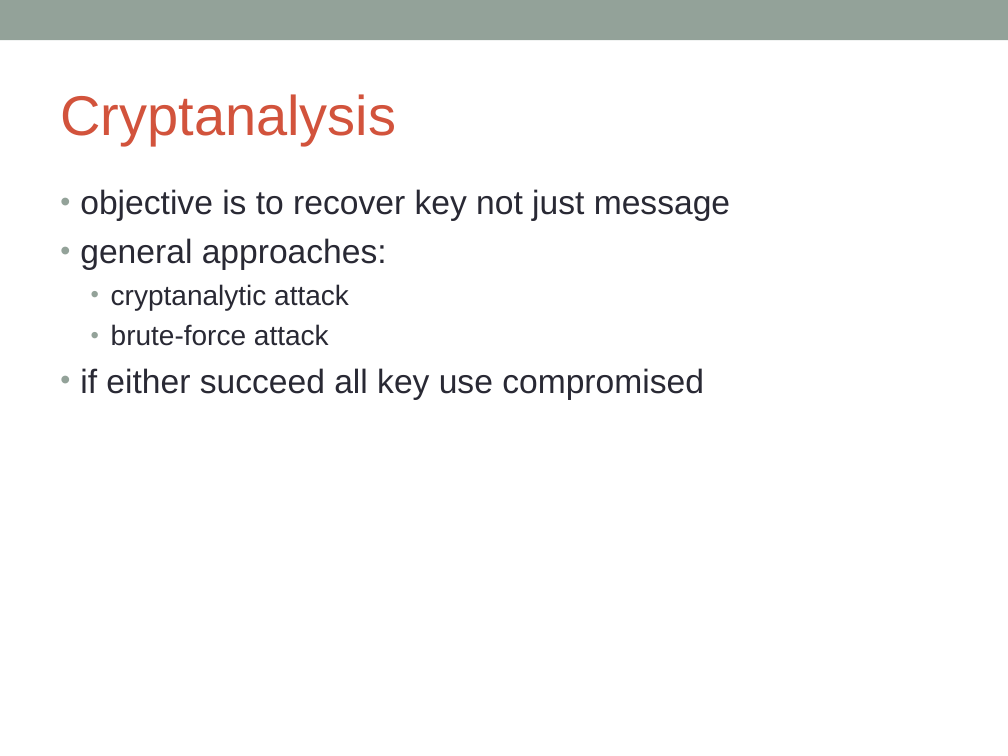
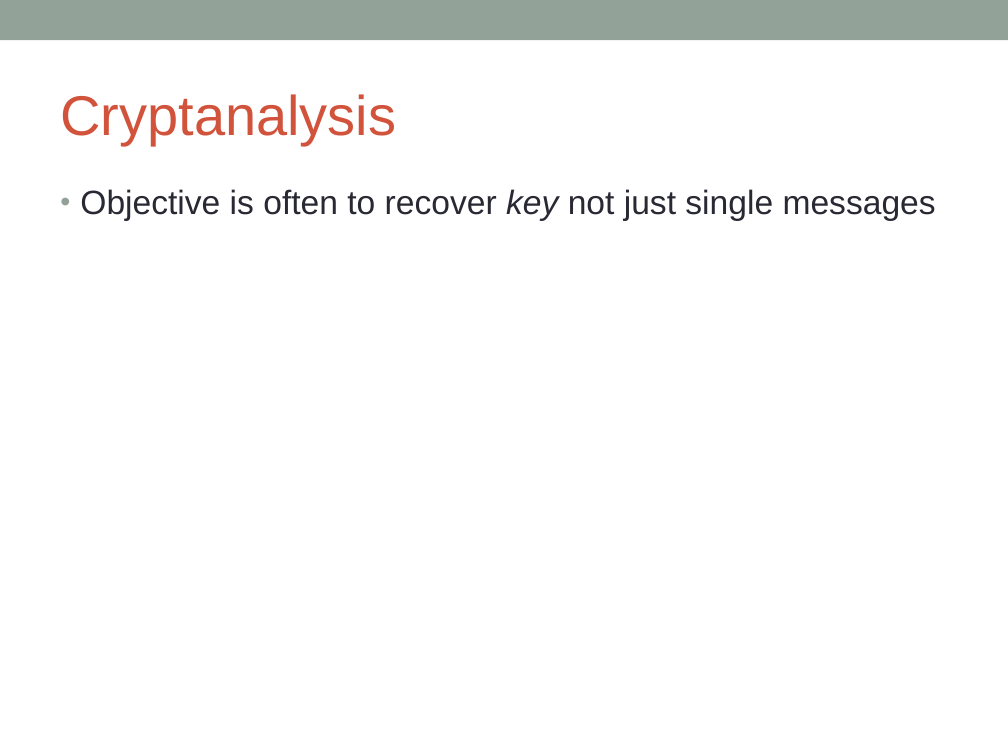
Before and after one commit to DeMaCS-UNICAL/NetworkSecurity, a slide deck: slide 15 of slides/ch02-SimmetricCryptography.ppt (slide 10 before the commit). Drawn at 1008x756 pixels with LibreOffice and Linux fonts; fonts in the diff are those of the drawing. Boxes give left, top, right and bottom in pixels: in the first picture for what was removed or moved away, otherwise in the second. Text is boxed around its words. In the diff, an @@ line names an element or a change of style, - is before the commit and + after.

```diff
--- a/slides/ch02-SimmetricCryptography.ppt
+++ b/slides/ch02-SimmetricCryptography.ppt
@@ text at <box>80,189,936,221</box>: text changed @@
-• objective is to recover key not just message
-• general approaches:
-  • cryptanalytic attack
-  • brute-force attack
-• if either succeed all key use compromised
+• Objective is often to recover key not just single messages
```
Also in this commit, not shown: 16 other slides changed, 1 slide added, 1 other file.
